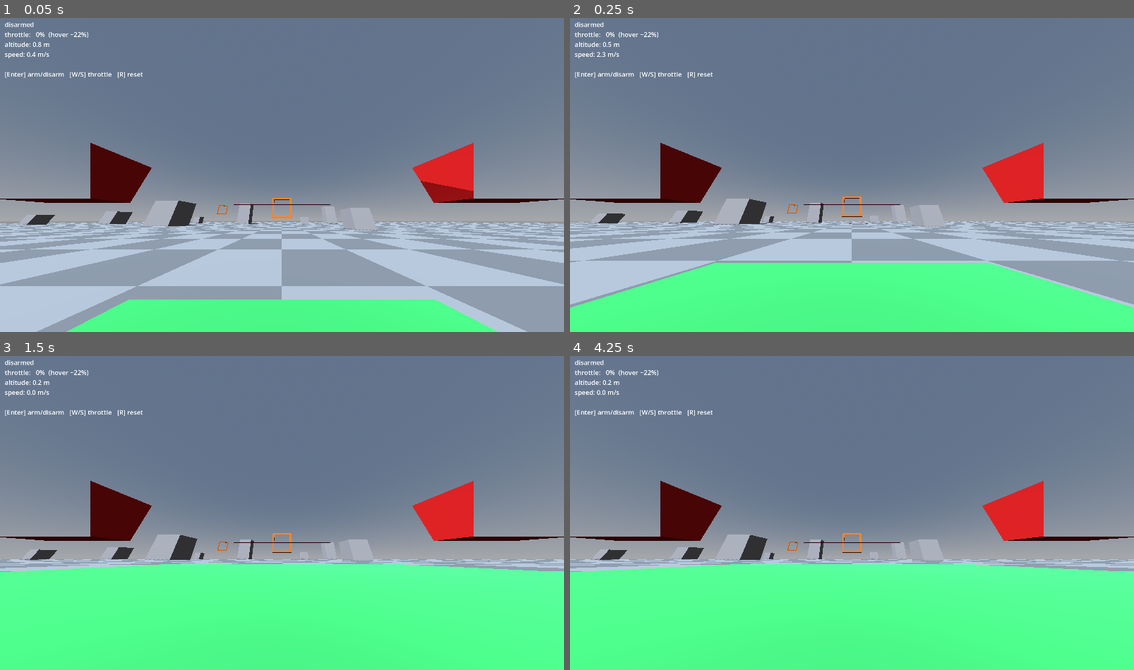
Above: before the commit, frames 1-4 (two rows, left to right).
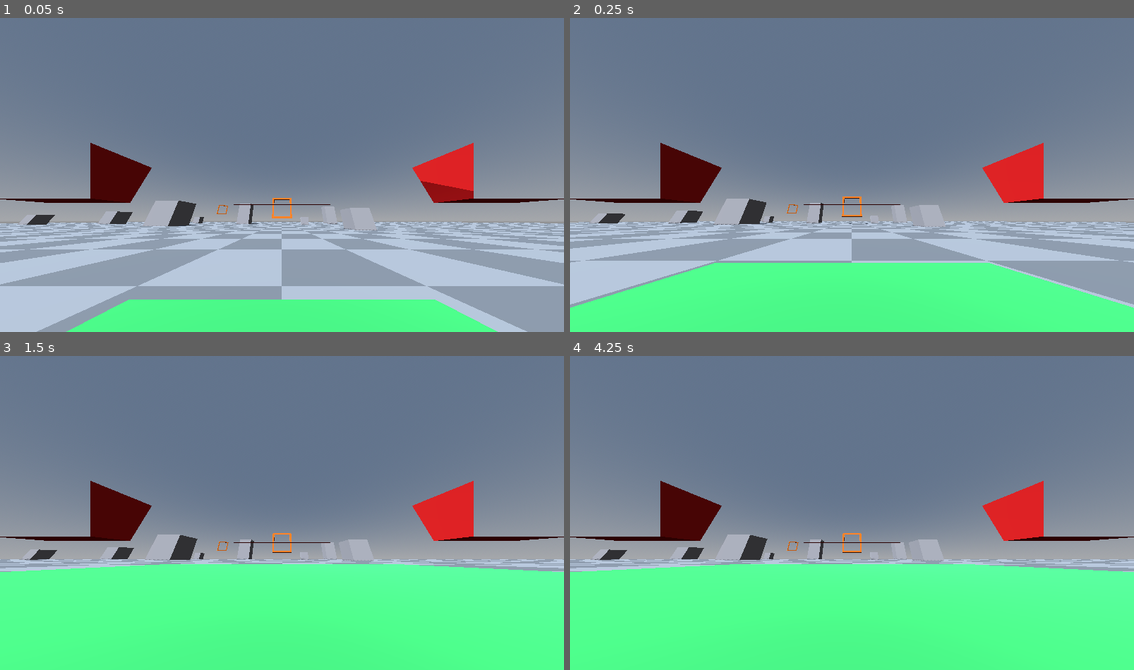
Above: after the commit, the same moments.

Repository: EhudVardi/QuadShot
Game: Godot game, scene res://scenes/main.tscn
The game is run twice, just before and just after one commit, with the same random seed, the same clock (stepped at 60 frames per second) and the same inputs.
Inputs:
- Up to frame 1 (0.05 s): no input
- Up to frame 2 (0.25 s): no input
- Up to frame 3 (1.5 s): tap Enter at 1.25 s
- Up to frame 4 (4.25 s): tap Space at 2, 3.5 s; tap Enter at 2.75 s

The runs differ from the first frame. In frame 1, 0.4% of the frame differs, in the area x 0-26%, y 1-20%; in frame 2, 0.4%; in frame 3, 0.4%; in frame 4, 0.4%.

Commit message:
Add debug/tuning overlay with config persistence
Toggleable CanvasLayer (Start): telemetry (FPS/tick, armed state,
flight mode, altitude, speed, per-axis target vs actual rates, four
motor bars) plus sliders bound live to every FlightConfig field,
generated from spec tables so new fields only need a table entry.
Save/Load persists to user://flight_config.tres (auto-loaded on
startup, values copied ONTO the shared config instance so all nodes
keep seeing live data); Defaults re-reads default_flight_config.tres
with CACHE_MODE_IGNORE since the cached instance is the live-mutated
one. All controls are FOCUS_NONE so joypad ui navigation can never
grab the flight sticks - mouse tunes while the gamepad flies.

The temporary Phase 1 HUD is gone; the overlay replaces it.

Diff:
--- a/resources/flight_config.gd
+++ b/resources/flight_config.gd
@@ -70,3 +70,42 @@
 @export_group("Arming")
 ## Arming is refused above this throttle fraction (safety, handoff §6.6).
 @export var arm_throttle_threshold: float = 0.05
+
+
+# --- Persistence (handoff §8) -----------------------------------------------
+# Loading copies values ONTO this instance instead of swapping resources, so
+# every node holding a reference to the config keeps seeing live values.
+
+const SAVE_PATH: String = "user://flight_config.tres"
+const DEFAULTS_PATH: String = "res://resources/default_flight_config.tres"
+
+
+func copy_from(source: FlightConfig) -> void:
+	for prop: Dictionary in get_property_list():
+		var usage: int = prop["usage"]
+		if (usage & PROPERTY_USAGE_SCRIPT_VARIABLE) and (usage & PROPERTY_USAGE_STORAGE):
+			set(prop["name"], source.get(prop["name"]))
+
+
+func save_to_user() -> Error:
+	return ResourceSaver.save(self, SAVE_PATH)
+
+
+func load_from_user() -> bool:
+	if not FileAccess.file_exists(SAVE_PATH):
+		return false
+	var loaded: FlightConfig = ResourceLoader.load(
+			SAVE_PATH, "", ResourceLoader.CACHE_MODE_IGNORE) as FlightConfig
+	if loaded == null:
+		return false
+	copy_from(loaded)
+	return true
+
+
+func reset_to_defaults() -> void:
+	# CACHE_MODE_IGNORE: the cached default resource may be this very
+	# instance, already mutated by live tuning - a fresh read is required.
+	var defaults: FlightConfig = ResourceLoader.load(
+			DEFAULTS_PATH, "", ResourceLoader.CACHE_MODE_IGNORE) as FlightConfig
+	if defaults != null:
+		copy_from(defaults)
--- a/scenes/main.tscn
+++ b/scenes/main.tscn
@@ -2,9 +2,9 @@
 
 [ext_resource type="PackedScene" path="res://scenes/environment/greybox.tscn" id="1_greybox"]
 [ext_resource type="PackedScene" path="res://scenes/drone/drone.tscn" id="2_drone"]
-[ext_resource type="Script" path="res://scripts/ui/temp_hud.gd" id="3_hud"]
 [ext_resource type="Script" path="res://scripts/main.gd" id="4_main"]
 [ext_resource type="Script" path="res://scripts/chase_camera.gd" id="5_chase"]
+[ext_resource type="PackedScene" path="res://scenes/ui/debug_overlay.tscn" id="6_overlay"]
 
 [node name="Main" type="Node3D"]
 script = ExtResource("4_main")
@@ -19,13 +19,5 @@
 script = ExtResource("5_chase")
 target = NodePath("../Drone")
 
-[node name="TempHud" type="CanvasLayer" parent="." node_paths=PackedStringArray("drone")]
-script = ExtResource("3_hud")
+[node name="DebugOverlay" parent="." instance=ExtResource("6_overlay") node_paths=PackedStringArray("drone")]
 drone = NodePath("../Drone")
-
-[node name="StatusLabel" type="Label" parent="TempHud"]
-offset_left = 16.0
-offset_top = 16.0
-offset_right = 500.0
-offset_bottom = 200.0
-theme_override_font_sizes/font_size = 22
--- /dev/null
+++ b/scenes/ui/debug_overlay.tscn
@@ -0,0 +1,42 @@
+[gd_scene load_steps=2 format=3]
+
+[ext_resource type="Script" path="res://scripts/ui/debug_overlay.gd" id="1_overlay"]
+
+[node name="DebugOverlay" type="CanvasLayer"]
+visible = false
+script = ExtResource("1_overlay")
+
+[node name="Panel" type="PanelContainer" parent="."]
+anchor_left = 1.0
+anchor_right = 1.0
+anchor_bottom = 1.0
+offset_left = -460.0
+offset_top = 8.0
+offset_right = -8.0
+offset_bottom = -8.0
+
+[node name="VBox" type="VBoxContainer" parent="Panel"]
+
+[node name="TelemetryText" type="Label" parent="Panel/VBox"]
+
+[node name="Motors" type="VBoxContainer" parent="Panel/VBox"]
+
+[node name="Buttons" type="HBoxContainer" parent="Panel/VBox"]
+
+[node name="SaveButton" type="Button" parent="Panel/VBox/Buttons"]
+focus_mode = 0
+text = "Save"
+
+[node name="LoadButton" type="Button" parent="Panel/VBox/Buttons"]
+focus_mode = 0
+text = "Load"
+
+[node name="DefaultsButton" type="Button" parent="Panel/VBox/Buttons"]
+focus_mode = 0
+text = "Defaults"
+
+[node name="Scroll" type="ScrollContainer" parent="Panel/VBox"]
+size_flags_vertical = 3
+
+[node name="Tuning" type="VBoxContainer" parent="Panel/VBox/Scroll"]
+size_flags_horizontal = 3
--- a/scripts/drone/flight_controller.gd
+++ b/scripts/drone/flight_controller.gd
@@ -21,12 +21,18 @@
 ## Test hook (scripts/tests/hover_check.gd): >= 0 replaces gamepad throttle.
 var throttle_override: float = -1.0
 
+## For the overlay's target-vs-actual readout; zeroed while disarmed.
+var telemetry_target_rates: Vector3 = Vector3.ZERO
+var telemetry_measured_rates: Vector3 = Vector3.ZERO
+
 var _rate_controller: RateController = RateController.new()
 var _spawn_transform: Transform3D
 var _gravity: float = ProjectSettings.get_setting("physics/3d/default_gravity")
 
 
 func _ready() -> void:
+	if config.load_from_user():
+		print("[config] loaded %s" % FlightConfig.SAVE_PATH)
 	mass = config.mass
 	_spawn_transform = global_transform
 
@@ -46,6 +52,8 @@
 	else:
 		_rate_controller.reset()
 		_motors.force_stop()
+		telemetry_target_rates = Vector3.ZERO
+		telemetry_measured_rates = Vector3.ZERO
 	_motors.step(delta, config)
 	_motors.apply_thrust(self, config, _gravity)
 	_apply_aerodynamics()
@@ -106,9 +114,15 @@
 		print("[drone] flight mode: %s" % FlightMode.keys()[flight_mode])
 
 
+func motor_output(index: int) -> float:
+	return _motors.output(index)
+
+
 func _run_rate_control(delta: float) -> void:
+	telemetry_target_rates = _target_rates()
+	telemetry_measured_rates = _measured_rates()
 	var command: Vector3 = _rate_controller.update(
-			_target_rates(), _measured_rates(), delta, config)
+			telemetry_target_rates, telemetry_measured_rates, delta, config)
 	# Quad-X mixing: positive pilot roll lowers the right side, positive pitch
 	# raises the nose, positive yaw spins the nose right (signs verified
 	# against X_SIGNS/Z_SIGNS/SPIN_DIRECTIONS in motor_model.gd).
--- /dev/null
+++ b/scripts/ui/debug_overlay.gd
@@ -0,0 +1,214 @@
+extends CanvasLayer
+
+## Debug & tuning overlay (handoff §8). Function over beauty: telemetry up
+## top, sliders bound live to every FlightConfig field below, save/load to
+## user://flight_config.tres. Rows are generated from the spec tables so a
+## new config field only needs a table entry.
+##
+## Every control uses FOCUS_NONE: without focus, Godot's built-in ui_*
+## joypad navigation can never grab the flight sticks — the mouse tunes
+## while the gamepad keeps flying.
+
+@export var drone: FlightController
+
+@onready var _telemetry: Label = $Panel/VBox/TelemetryText
+@onready var _motors_box: VBoxContainer = $Panel/VBox/Motors
+@onready var _tuning: VBoxContainer = $Panel/VBox/Scroll/Tuning
+
+var _config: FlightConfig
+var _motor_bars: Array[ProgressBar] = []
+## One callable per generated control; re-reads the config after load/reset.
+var _refreshers: Array[Callable] = []
+
+const _MOTOR_NAMES: Array[String] = ["FL", "FR", "BL", "BR"]
+const _AXIS_NAMES: Array[String] = ["roll", "pitch", "yaw"]
+
+# Scalar config fields: property, slider min/max/step.
+const _FLOAT_ROWS: Array[Array] = [
+	["mass", 0.2, 2.0, 0.01],
+	["arm_length", 0.05, 0.3, 0.005],
+	["thrust_to_weight_ratio", 1.5, 8.0, 0.05],
+	["motor_lag_tau", 0.0, 0.2, 0.005],
+	["motor_idle", 0.0, 0.2, 0.005],
+	["yaw_authority", 0.0, 5.0, 0.05],
+	["integral_limit", 0.0, 0.5, 0.01],
+	["stick_deadzone", 0.0, 0.3, 0.005],
+	["max_angle_deg", 10.0, 80.0, 1.0],
+	["angle_p", 0.0, 15.0, 0.1],
+	["drag_coefficient", 0.0, 0.2, 0.001],
+	["angular_damping", 0.0, 0.2, 0.001],
+	["fpv_uptilt_deg", 0.0, 60.0, 1.0],
+	["fpv_fov_deg", 60.0, 150.0, 1.0],
+	["chase_distance", 1.0, 10.0, 0.1],
+	["chase_height", 0.0, 5.0, 0.1],
+	["chase_smoothing", 1.0, 20.0, 0.5],
+	["arm_throttle_threshold", 0.0, 0.2, 0.01],
+]
+
+# Vector3 (per-axis) config fields: property, slider min/max/step.
+const _VECTOR_ROWS: Array[Array] = [
+	["max_rate_deg", 100.0, 1200.0, 10.0],
+	["expo", 0.0, 1.0, 0.01],
+	["rate_p", 0.0, 0.02, 0.0001],
+	["rate_i", 0.0, 0.01, 0.0001],
+	["rate_d", 0.0, 0.0003, 0.000005],
+]
+
+
+func _ready() -> void:
+	_config = drone.config
+	_build_motor_bars()
+	_build_tuning_rows()
+	$Panel/VBox/Buttons/SaveButton.pressed.connect(_on_save)
+	$Panel/VBox/Buttons/LoadButton.pressed.connect(_on_load)
+	$Panel/VBox/Buttons/DefaultsButton.pressed.connect(_on_defaults)
+
+
+func _process(_delta: float) -> void:
+	if Input.is_action_just_pressed(&"overlay_toggle"):
+		visible = not visible
+	if visible:
+		_update_telemetry()
+
+
+func _update_telemetry() -> void:
+	var target: Vector3 = drone.telemetry_target_rates
+	var actual: Vector3 = drone.telemetry_measured_rates
+	var speed: float = drone.linear_velocity.length()
+	_telemetry.text = (
+		"FPS %d | physics %d Hz\n" % [Engine.get_frames_per_second(), Engine.physics_ticks_per_second]
+		+ "%s | %s | throttle %3.0f%%\n" % [
+			"ARMED" if drone.armed else "disarmed",
+			FlightController.FlightMode.keys()[drone.flight_mode],
+			drone.collective * 100.0,
+		]
+		+ "alt %6.1f m | speed %5.1f m/s (%4.0f km/h)\n" % [
+			drone.global_position.y, speed, speed * 3.6,
+		]
+		+ "rates deg/s      target    actual\n"
+		+ " roll        %9.1f %9.1f\n" % [rad_to_deg(target.x), rad_to_deg(actual.x)]
+		+ " pitch       %9.1f %9.1f\n" % [rad_to_deg(target.y), rad_to_deg(actual.y)]
+		+ " yaw         %9.1f %9.1f" % [rad_to_deg(target.z), rad_to_deg(actual.z)]
+	)
+	for i: int in _motor_bars.size():
+		_motor_bars[i].value = drone.motor_output(i)
+
+
+func _build_motor_bars() -> void:
+	for motor_name: String in _MOTOR_NAMES:
+		var row := HBoxContainer.new()
+		var label := Label.new()
+		label.text = motor_name
+		label.custom_minimum_size.x = 30.0
+		var bar := ProgressBar.new()
+		bar.min_value = 0.0
+		bar.max_value = 1.0
+		bar.show_percentage = false
+		bar.custom_minimum_size = Vector2(0.0, 14.0)
+		bar.size_flags_horizontal = Control.SIZE_EXPAND_FILL
+		bar.focus_mode = Control.FOCUS_NONE
+		row.add_child(label)
+		row.add_child(bar)
+		_motor_bars.append(bar)
+		_motors_box.add_child(row)
+
+
+func _build_tuning_rows() -> void:
+	_add_throttle_curve_row()
+	for spec: Array in _FLOAT_ROWS:
+		_add_slider(_tuning, str(spec[0]), spec[1], spec[2], spec[3],
+				func() -> float: return _config.get(str(spec[0])),
+				func(v: float) -> void: _config.set(str(spec[0]), v))
+	for spec: Array in _VECTOR_ROWS:
+		var header := Label.new()
+		header.text = str(spec[0])
+		_tuning.add_child(header)
+		for axis: int in 3:
+			_add_slider(_tuning, "  " + _AXIS_NAMES[axis], spec[1], spec[2], spec[3],
+					func() -> float:
+						var vec: Vector3 = _config.get(str(spec[0]))
+						return vec[axis],
+					func(v: float) -> void:
+						var vec: Vector3 = _config.get(str(spec[0]))
+						vec[axis] = v
+						_config.set(str(spec[0]), vec))
+
+
+func _add_throttle_curve_row() -> void:
+	var row := HBoxContainer.new()
+	var label := Label.new()
+	label.text = "throttle_curve"
+	label.custom_minimum_size.x = 180.0
+	var option := OptionButton.new()
+	option.focus_mode = Control.FOCUS_NONE
+	for curve_name: String in FlightConfig.ThrottleCurve.keys():
+		option.add_item(curve_name.to_lower())
+	option.selected = _config.throttle_curve
+	option.item_selected.connect(func(index: int) -> void:
+		_config.throttle_curve = index as FlightConfig.ThrottleCurve)
+	_refreshers.append(func() -> void: option.selected = _config.throttle_curve)
+	row.add_child(label)
+	row.add_child(option)
+	_tuning.add_child(row)
+
+
+func _add_slider(parent: Container, label_text: String, min_value: float,
+		max_value: float, step: float, getter: Callable, setter: Callable) -> void:
+	var row := HBoxContainer.new()
+	var name_label := Label.new()
+	name_label.text = label_text
+	name_label.custom_minimum_size.x = 180.0
+	var value_label := Label.new()
+	value_label.custom_minimum_size.x = 64.0
+	value_label.horizontal_alignment = HORIZONTAL_ALIGNMENT_RIGHT
+	var slider := HSlider.new()
+	slider.min_value = min_value
+	slider.max_value = max_value
+	slider.step = step
+	slider.focus_mode = Control.FOCUS_NONE
+	slider.size_flags_horizontal = Control.SIZE_EXPAND_FILL
+	slider.size_flags_vertical = Control.SIZE_SHRINK_CENTER
+	slider.value = getter.call()
+	value_label.text = _format_value(getter.call(), step)
+	slider.value_changed.connect(func(v: float) -> void:
+		setter.call(v)
+		value_label.text = _format_value(v, step))
+	_refreshers.append(func() -> void:
+		slider.set_value_no_signal(getter.call())
+		value_label.text = _format_value(getter.call(), step))
+	row.add_child(name_label)
+	row.add_child(slider)
+	row.add_child(value_label)
+	parent.add_child(row)
+
+
+static func _format_value(value: float, step: float) -> String:
+	var decimals: int = 0
+	if step < 1.0:
+		decimals = int(ceilf(-log(step) / log(10.0)))
+	return String.num(value, decimals)
+
+
+func _refresh_all() -> void:
+	for refresher: Callable in _refreshers:
+		refresher.call()
+
+
+func _on_save() -> void:
+	var err: Error = _config.save_to_user()
+	print("[config] save to %s: %s" % [FlightConfig.SAVE_PATH,
+			"OK" if err == OK else error_string(err)])
+
+
+func _on_load() -> void:
+	if _config.load_from_user():
+		_refresh_all()
+		print("[config] loaded %s" % FlightConfig.SAVE_PATH)
+	else:
+		print("[config] no saved config at %s" % FlightConfig.SAVE_PATH)
+
+
+func _on_defaults() -> void:
+	_config.reset_to_defaults()
+	_refresh_all()
+	print("[config] reset to defaults")
--- a/scripts/ui/temp_hud.gd
+++ /dev/null
@@ -1,20 +0,0 @@
-extends CanvasLayer
-
-## TEMPORARY Phase 1 status readout — replaced by the real debug overlay
-## (debug_overlay.tscn) in Phase 3. Exists so throttle/arm state is visible
-## while there is no other UI.
-
-@export var drone: FlightController
-
-@onready var _label: Label = $StatusLabel
-
-
-func _process(_delta: float) -> void:
-	var armed_text: String = "ARMED" if drone.armed else "disarmed"
-	_label.text = "%s\nthrottle: %3.0f%%  (hover ~%.0f%%)\naltitude: %.1f m\nspeed: %.1f m/s\n\n[Enter] arm/disarm   [W/S] throttle   [R] reset" % [
-		armed_text,
-		drone.collective * 100.0,
-		drone.hover_throttle() * 100.0,
-		drone.global_position.y,
-		drone.linear_velocity.length(),
-	]
Not shown, added: scripts/ui/debug_overlay.gd.uid
Not shown, removed: scripts/ui/temp_hud.gd.uid
Not shown, changed: CLAUDE.md
